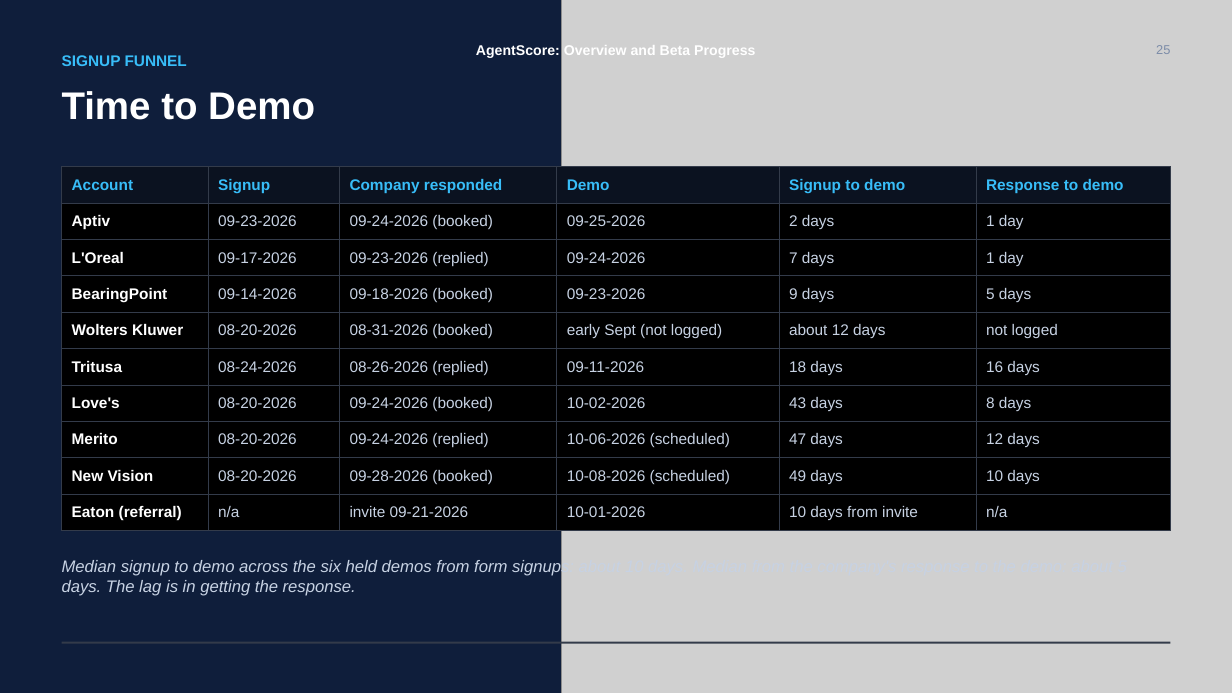
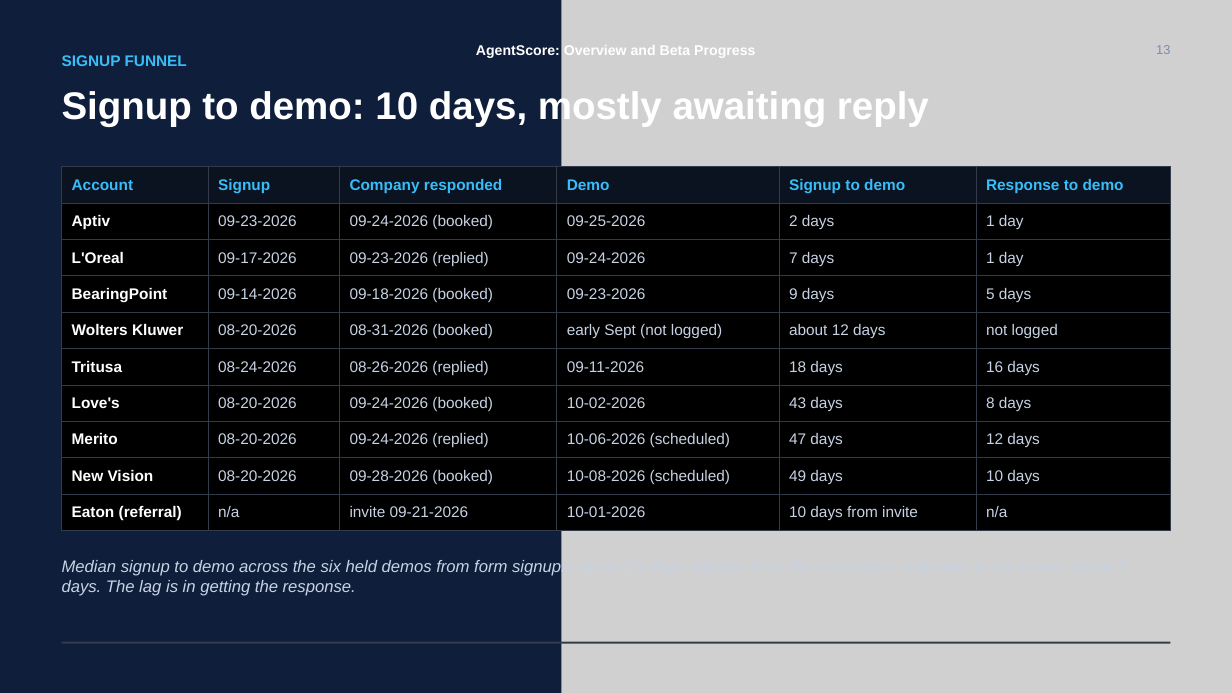
Before and after one commit to ADemers-tricentis/agent-score, a slide deck: slide 15 of docs/decks/AgentScore - Overview and Pipeline Status.pptx (slide 25 before the commit). Drawn at 1232x693 pixels with LibreOffice and Linux fonts; fonts in the diff are those of the drawing; grey boxes stand for pictures. Boxes give left, top, right and bottom in pixels: in the first picture for what was removed or moved away, otherwise in the second. Text is boxed around its words. In the diff, an @@ line names an element or a change of style, - is before the commit and + after.

```diff
--- a/docs/decks/AgentScore - Overview and Pipeline Status.pptx
+++ b/docs/decks/AgentScore - Overview and Pipeline Status.pptx
@@ text at <box>1156,45,1170,54</box>: text changed @@
-25
+13
@@ text at <box>62,88,929,126</box>: text changed @@
-Time to Demo
+Signup to demo: 10 days, mostly awaiting reply
```
Also in this commit, not shown: 19 other slides changed, 2 slides added, 3 slides removed, 24 other files.
